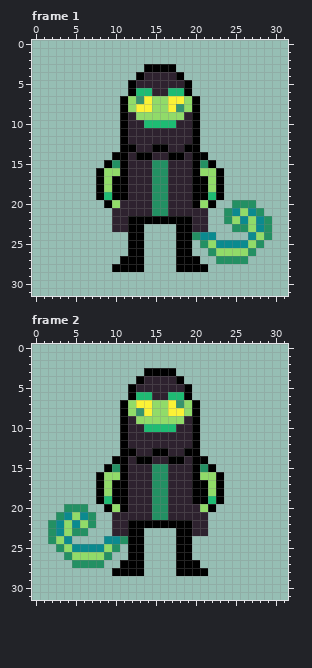
File history of a pixel-art file, assets/sprites/npcs/Rain.aseprite. Above, as it was before the edit.
32x32 pixels, 2 frames. Shown: frame 1, frame 2.
And afterwards:
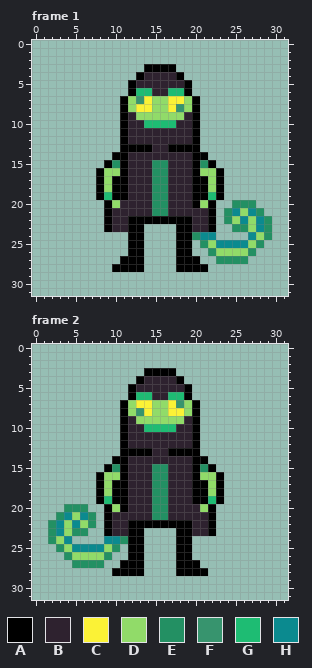
Palette (. is transparent): A #000000  B #2e222f  C #fbf236  D #91db69  E #239063  F #37946e  G #1ebc73  H #0b8a8f
Diff:
Frame 1:
y 13: x 13..18 BBAABB -> AABBAA
y 14: x 13..14 AA -> BB; x 17..18 AA -> BB
y 21..23: x 9 . -> A; x 22 . -> A
Frame 2: the same change as frame 1
Pixel boxes of the changes (left, top, right, bottom) in both pictures:
changed: (136, 144, 184, 160)
added: (104, 208, 112, 232)
added: (208, 208, 216, 232)
changed: (136, 448, 184, 464)
added: (104, 512, 112, 536)
added: (208, 512, 216, 536)
